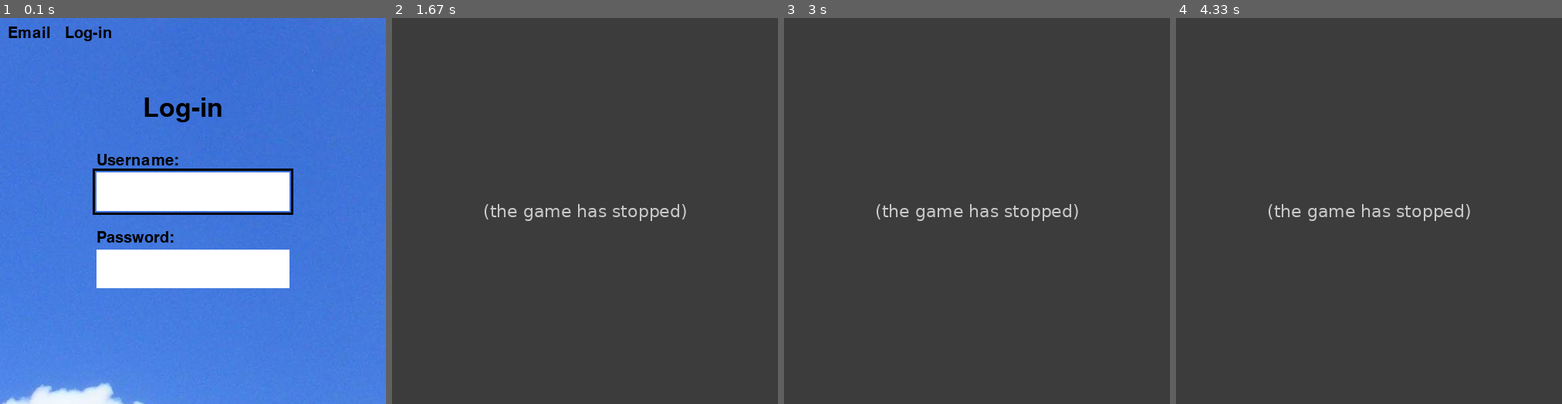
Above: before the commit, frames 1-4 (left to right).
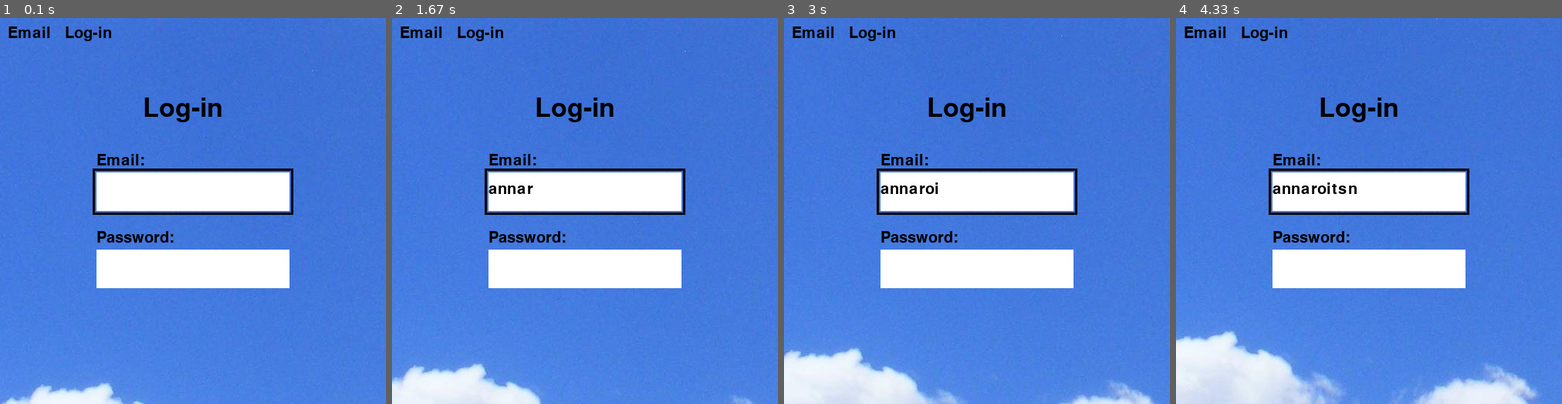
Above: after the commit, the same moments.

Repository: Turkeydoodle/Python
Game: pygame game, started from EmailPygame/main.py
Same seed, same stepped clock (60 frames per second), same inputs: the game is played once before the commit and once after it.
Inputs:
- Up to frame 1 (0.1 s): no input
- Up to frame 2 (1.67 s): type "ann" at 0.33 s; tap Enter at 0.67, 1.02, 1.57 s; type "a" at 0.88 s; type "r" at 1.43 s
- Up to frame 3 (3 s): type "o" at 1.98 s; tap Enter at 2.12, 2.67 s; type "i" at 2.53 s
- Up to frame 4 (4.33 s): type "t" at 3.08 s; tap Enter at 3.22, 3.77, 4.32 s; type "s" at 3.63 s; type "n" at 4.18 s

The runs differ from the first frame. In frame 1, 0.3% of the frame differs, in the area x 25-47%, y 35-39%; in frame 2, 100%, in the area x 0-100%, y 0-100%; in frame 3, 100%; in frame 4, 100%.
Before the commit the program exited at 0.67 s; later frames show no game.

Commit message:
adding a second inbox page

Diff:
--- a/EmailPygame/main.py
+++ b/EmailPygame/main.py
@@ -6,6 +6,7 @@
 text_surface = font.render("Email", True, (0, 0, 0))
 done = False
 currentplace = 0
+page = 0
 inputed2 = ''
 x = -1000
 y = -1000
@@ -22,8 +23,9 @@
 background = pygame.image.load(r"\Users\user\OneDrive\Desktop\Personal\Productivity\Projects\Python\Dodge\content\images\pexels-pixabay-53594.jpg").convert()
 yv = 1
 xv = 1
-def renderhome():
-    global x, y, xv, yv, inputed2
+
+def renderlogin():
+    global x, y, xv, yv, inputed2, inputed, done, currentplace, page
     x += xv
     y += yv
     xv += (0 - x) * 0.001
@@ -44,7 +46,7 @@
     text_surface = font.render("Log-in", True, (0, 0, 0))
     window.blit(text_surface, (185, 100))
     font = pygame.font.Font(None, 30)
-    text_surface = font.render("Username:", True, (0, 0, 0))
+    text_surface = font.render("Email:", True, (0, 0, 0))
     window.blit(text_surface, (125, 175))
     text_surface = font.render("Password:", True, (0, 0, 0))
     window.blit(text_surface, (125, 275))
@@ -59,10 +61,6 @@
     sel_x = username_pos[0] - 5
     sel_y = username_pos[1] - 5 if currentplace == 0 else password_pos[1] - 5
     window.blit(selected, (sel_x, sel_y))
-while done == False:
-    renderhome()
-    pygame.display.update()
-    timer.tick(fps)
     for event in pygame.event.get():
         if event.type == QUIT:
             done = True
@@ -85,8 +83,32 @@
                     else:
                         currentplace = 0
                 if event.key == pygame.K_RETURN:
-                    done = True
-                    pygame.quit()
+                    if inputed == '' or inputed2 == '':
+                        pass
+                    else:
+                        page = 1
+def renderhome():
+    global x, y, xv, yv
+    x += xv
+    y += yv
+    xv += (0 - x) * 0.001
+    yv += (0 - y) * 0.001
+    if x > 0 or x < -500:
+        xv = -xv
+    if y > 0 or y < -500:
+        yv = -yv
+    window.blit(background, (x, y))
+    for event in pygame.event.get():
+        if event.type == QUIT:
+            done = True
+while done == False:
+    if page == 0:
+        renderlogin()
+    elif page == 1:
+        renderhome()
+    pygame.display.update()
+    timer.tick(fps)
+pygame.quit()
 print('You got hacked!')
 print("Username: " + inputed)
 print("Password: " + inputed2)
